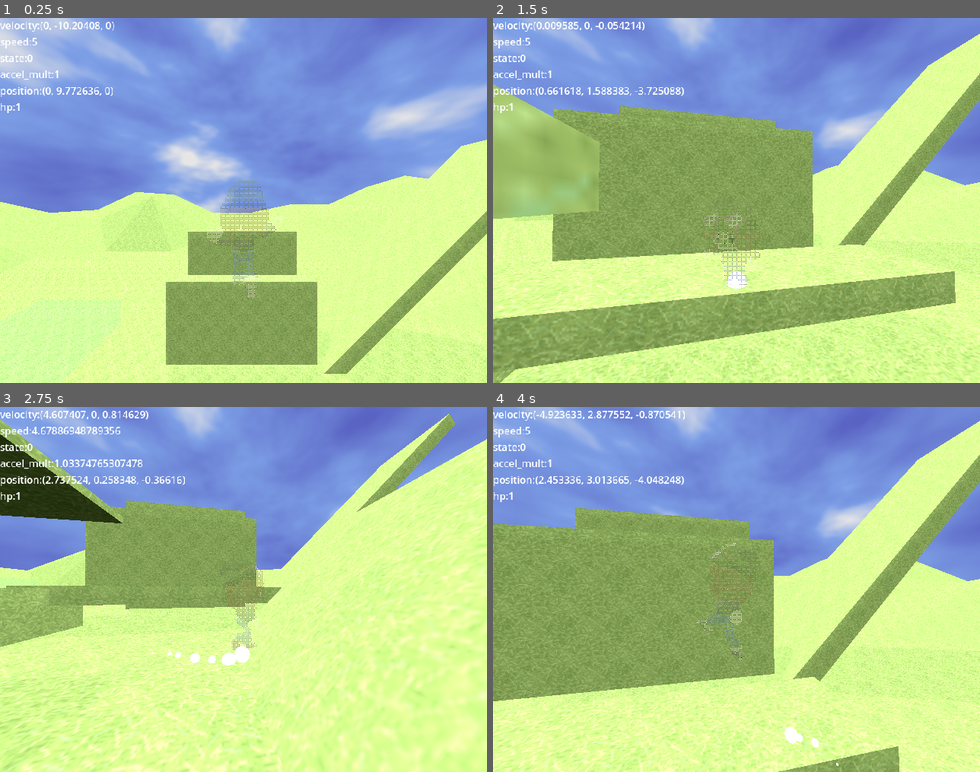
Above: before the commit, frames 1-4 (two rows, left to right).
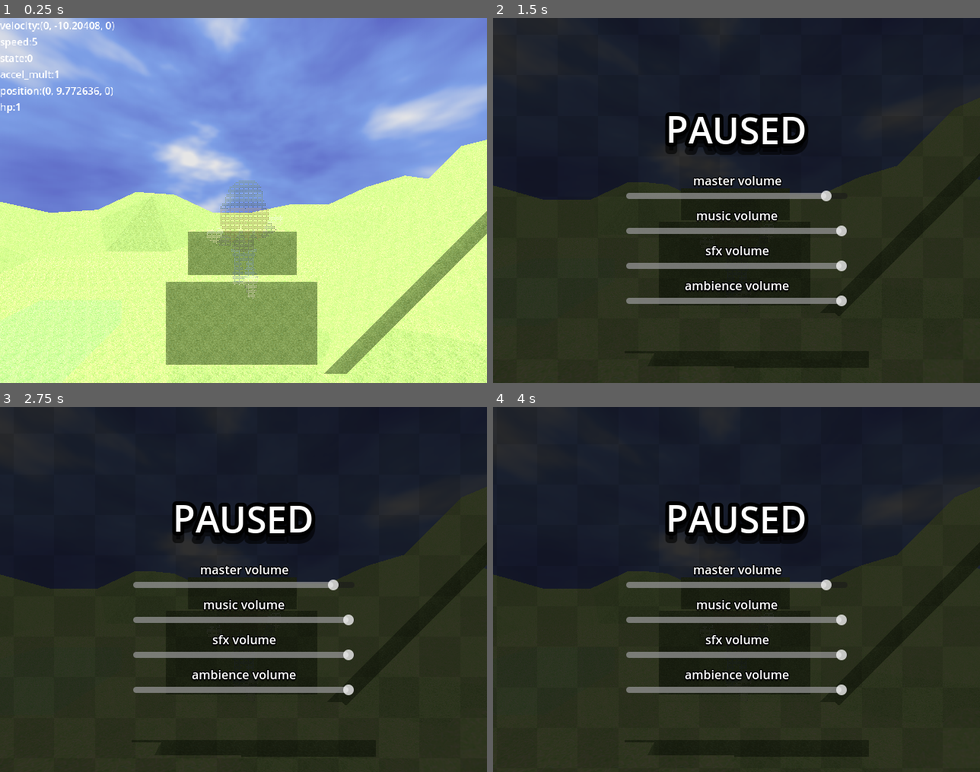
Above: after the commit, the same moments.

Repository: imawormeater/sorakaiquest
Game: Godot game, scene res://scenes/scenes/app.tscn
Same seed, same stepped clock (60 frames per second), same inputs: the game is played once before the commit and once after it. Video files are missing from this copy of the repository; at most half a second of black plays in their place.
Inputs (mouse positions are in pixels of both pictures, inside the frame that each line leads up to):
- Up to frame 1 (0.25 s): no input
- Up to frame 2 (1.5 s): tap Enter (ui_pause, bound only after the commit) at 0.5 s; move the mouse to (760, 200) at 0.52 s; hold W (movement_up) 0.53-1.28 s; right-click (760, 200) at 0.6 s; tap Space (movement_jump) at 0.77 s; move the mouse to (639, 218) at 1.27 s; hold S (movement_down) from 1.28 s (still down); tap Shift (movement_action) at 1.35 s
- Up to frame 3 (2.75 s): tap Space (movement_jump) at 1.52 s; move the mouse to (292, 509) at 2.02 s; release S (movement_down) at 2.03 s; hold D (movement_right) from 2.03 s (still down); tap Mouse wheel down (mw_down) at 2.1 s
- Up to frame 4 (4 s): move the mouse to (712, 662) at 2.77 s; release D (movement_right) at 2.78 s; hold W (movement_up) 2.78-3.53 s; tap Mouse wheel up (mw_up) at 2.85 s; tap Space (movement_jump) at 3.02, 3.77 s; move the mouse to (882, 644) at 3.52 s; hold A (movement_left) from 3.53 s (still down); right-click (882, 644) at 3.6 s

The runs differ from the first frame. In frame 1, less than 0.1% of the frame differs, in the area x 1-8%, y 3-25%; in frame 2, 100%; in frame 3, 100%; in frame 4, 100%, in the area x 0-100%, y 0-100%.

Commit message:
pause menu, amateur setting saving

Diff:
--- /dev/null
+++ b/assets/materials/theme_test.tres
@@ -0,0 +1,15 @@
+[gd_resource type="Theme" format=3 uid="uid://ddus5rq1nvkdk"]
+
+[resource]
+Label/colors/font_outline_color = Color(0, 0, 0, 1)
+Label/colors/font_shadow_color = Color(0, 0, 0, 0.145098)
+Label/constants/outline_size = 5
+Label/constants/shadow_offset_x = 0
+Label/constants/shadow_offset_y = 3
+Label/constants/shadow_outline_size = 3
+RichTextLabel/colors/font_outline_color = Color(0, 0, 0, 1)
+RichTextLabel/colors/font_shadow_color = Color(0, 0, 0, 0.588235)
+RichTextLabel/constants/outline_size = 20
+RichTextLabel/constants/shadow_offset_x = 0
+RichTextLabel/constants/shadow_offset_y = 10
+RichTextLabel/constants/shadow_outline_size = 20
--- a/assets/objects/key.tscn
+++ b/assets/objects/key.tscn
@@ -1,6 +1,6 @@
 [gd_scene load_steps=6 format=3 uid="uid://bn35hu6xtwj7q"]
 
-[ext_resource type="Texture2D" uid="uid://dh4lvqcs1ktj" path="res://assets/keyColor.png" id="1_kro43"]
+[ext_resource type="Texture2D" uid="uid://dh4lvqcs1ktj" path="res://assets/images/keyColor.png" id="1_kro43"]
 [ext_resource type="Script" path="res://scripts/key_handler.gd" id="1_n3xml"]
 [ext_resource type="ArrayMesh" uid="uid://buyrvvah6lmxa" path="res://assets/meshes/sorakaiKey.obj" id="2_h0xll"]
 
--- /dev/null
+++ b/assets/ursc/canvas_item/checkerboard.gdshader
@@ -0,0 +1,18 @@
+shader_type canvas_item;
+
+uniform float cells = 8.0;
+uniform vec2 uiscale = vec2(0.0,0.0);
+uniform vec2 offset = vec2(0.0,0.0);
+uniform sampler2D texcolor: source_color;
+
+void vertex() {
+	UV *= uiscale;
+	UV += offset;
+}
+
+void fragment() {
+	bool cell = mod(floor(UV.x * cells) + floor(UV.y * cells), 2.0) == 0.0;
+	if (cell){
+		COLOR += vec4(0.0,0.0,0.0,0.02);
+	}
+}
--- /dev/null
+++ b/assets/ursc/checkerboard.tres
@@ -0,0 +1,10 @@
+[gd_resource type="ShaderMaterial" load_steps=2 format=3 uid="uid://cfs4axkv37ppd"]
+
+[ext_resource type="Shader" path="res://assets/ursc/canvas_item/checkerboard.gdshader" id="1_bx1j5"]
+
+[resource]
+resource_local_to_scene = true
+shader = ExtResource("1_bx1j5")
+shader_parameter/cells = 6.0
+shader_parameter/uiscale = Vector2(2, 1.5)
+shader_parameter/offset = Vector2(0, 0)
--- a/default_bus_layout.tres
+++ b/default_bus_layout.tres
@@ -1,6 +1,7 @@
 [gd_resource type="AudioBusLayout" format=3 uid="uid://kmjta5qxhki6"]
 
 [resource]
+bus/0/volume_db = -0.526013
 bus/1/name = &"Music"
 bus/1/solo = false
 bus/1/mute = false
--- a/project.godot
+++ b/project.godot
@@ -76,6 +76,11 @@
 camera_unlock={
 "deadzone": 0.5,
 "events": [Object(InputEventMouseButton,"resource_local_to_scene":false,"resource_name":"","device":-1,"window_id":0,"a …(258 unchanged characters)…
+]
+}
+ui_pause={
+"deadzone": 0.5,
+"events": [Object(InputEventKey,"resource_local_to_scene":false,"resource_name":"","device":-1,"window_id":0,"alt_pressed":false,"shift_pressed":false,"ctrl_pressed":false,"meta_pressed":false,"pressed":false,"keycode":0,"physical_keycode":4194309,"key_label":0,"unicode":0,"echo":false,"script":null)
 , Object(InputEventKey,"resource_local_to_scene":false,"resource_name":"","device":-1,"window_id":0,"alt_pressed":false,"shift_pressed":false,"ctrl_pressed":false,"meta_pressed":false,"pressed":false,"keycode":0,"physical_keycode":4194305,"key_label":0,"unicode":0,"echo":false,"script":null)
 ]
 }
--- a/scenes/Playstate.gd
+++ b/scenes/Playstate.gd
@@ -1,6 +1,7 @@
 extends Node3D
 
 signal new_level_loaded
+signal game_paused
 
 @export var Sorakai:CharacterBody3D
 @export var MusicStream:AudioStreamPlayer
--- /dev/null
+++ b/scenes/pause_menu.tscn
@@ -0,0 +1,143 @@
+[gd_scene load_steps=5 format=3 uid="uid://bexrd87t846hr"]
+
+[ext_resource type="Theme" uid="uid://ddus5rq1nvkdk" path="res://assets/materials/theme_test.tres" id="1_4b5h7"]
+[ext_resource type="Script" path="res://scripts/pause_menu.gd" id="1_iyps8"]
+[ext_resource type="Material" uid="uid://cfs4axkv37ppd" path="res://assets/ursc/checkerboard.tres" id="2_0ccle"]
+[ext_resource type="AudioStream" uid="uid://1y2l7ieysg8x" path="res://assets/sounds/up.wav" id="4_0kdnt"]
+
+[node name="PauseMenu" type="CanvasLayer"]
+process_mode = 3
+script = ExtResource("1_iyps8")
+
+[node name="BG" type="ColorRect" parent="."]
+material = ExtResource("2_0ccle")
+offset_right = 640.0
+offset_bottom = 480.0
+color = Color(0, 0, 0, 0.796078)
+
+[node name="PausedLabel" type="RichTextLabel" parent="."]
+anchors_preset = 8
+anchor_left = 0.5
+anchor_top = 0.5
+anchor_right = 0.5
+anchor_bottom = 0.5
+offset_left = -150.0
+offset_top = -127.0
+offset_right = 150.0
+offset_bottom = -60.0
+grow_horizontal = 2
+grow_vertical = 2
+theme = ExtResource("1_4b5h7")
+theme_override_font_sizes/normal_font_size = 48
+bbcode_enabled = true
+text = "[center][wave]PAUSED[/wave]"
+fit_content = true
+scroll_active = false
+
+[node name="AudioSliders" type="VBoxContainer" parent="."]
+anchors_preset = 8
+anchor_left = 0.5
+anchor_top = 0.5
+anchor_right = 0.5
+anchor_bottom = 0.5
+offset_left = -145.0
+offset_top = -42.0
+offset_right = 146.0
+offset_bottom = 168.0
+grow_horizontal = 2
+grow_vertical = 2
+theme_override_constants/separation = 30
+alignment = 1
+
+[node name="Master" type="HSlider" parent="AudioSliders"]
+layout_mode = 2
+min_value = -80.0
+max_value = 6.0
+
+[node name="Label" type="Label" parent="AudioSliders/Master"]
+layout_mode = 1
+anchors_preset = 8
+anchor_left = 0.5
+anchor_top = 0.5
+anchor_right = 0.5
+anchor_bottom = 0.5
+offset_left = -58.0
+offset_top = -32.5
+offset_right = 59.0
+offset_bottom = 13.5
+grow_horizontal = 2
+grow_vertical = 2
+theme = ExtResource("1_4b5h7")
+text = "master volume"
+horizontal_alignment = 1
+
+[node name="Music" type="HSlider" parent="AudioSliders"]
+layout_mode = 2
+min_value = -80.0
+max_value = 0.0
+
+[node name="Label" type="Label" parent="AudioSliders/Music"]
+layout_mode = 1
+anchors_preset = 8
+anchor_left = 0.5
+anchor_top = 0.5
+anchor_right = 0.5
+anchor_bottom = 0.5
+offset_left = -58.0
+offset_top = -32.5
+offset_right = 59.0
+offset_bottom = 13.5
+grow_horizontal = 2
+grow_vertical = 2
+theme = ExtResource("1_4b5h7")
+text = "music volume"
+horizontal_alignment = 1
+
+[node name="SFX" type="HSlider" parent="AudioSliders"]
+layout_mode = 2
+min_value = -80.0
+max_value = 0.0
+
+[node name="Label" type="Label" parent="AudioSliders/SFX"]
+layout_mode = 1
+anchors_preset = 8
+anchor_left = 0.5
+anchor_top = 0.5
+anchor_right = 0.5
+anchor_bottom = 0.5
+offset_left = -58.0
+offset_top = -32.5
+offset_right = 59.0
+offset_bottom = 13.5
+grow_horizontal = 2
+grow_vertical = 2
+theme = ExtResource("1_4b5h7")
+text = "sfx volume"
+horizontal_alignment = 1
+
+[node name="Ambience" type="HSlider" parent="AudioSliders"]
+layout_mode = 2
+min_value = -80.0
+max_value = 0.0
+
+[node name="Label" type="Label" parent="AudioSliders/Ambience"]
+layout_mode = 1
+anchors_preset = 8
+anchor_left = 0.5
+anchor_top = 0.5
+anchor_right = 0.5
+anchor_bottom = 0.5
+offset_left = -58.0
+offset_top = -32.5
+offset_right = 59.0
+offset_bottom = 13.5
+grow_horizontal = 2
+grow_vertical = 2
+theme = ExtResource("1_4b5h7")
+text = "ambience volume"
+horizontal_alignment = 1
+
+[node name="PauseSound" type="AudioStreamPlayer" parent="."]
+stream = ExtResource("4_0kdnt")
+pitch_scale = 0.45
+bus = &"SFX"
--- a/scenes/player_sorakai.tscn
+++ b/scenes/player_sorakai.tscn
@@ -369,14 +369,14 @@
 upper_fade = 0.102454
 lower_fade = 0.0416088
 
-[node name="CanvasLayer" type="CanvasLayer" parent="."]
-
-[node name="Label" type="Label" parent="CanvasLayer" node_paths=PackedStringArray("logan")]
+[node name="PlayerUI" type="CanvasLayer" parent="." node_paths=PackedStringArray("logan") groups=["UI"]]
+script = ExtResource("4_uvf24")
+logan = NodePath("..")
+
+[node name="Label" type="Label" parent="PlayerUI"]
 offset_right = 280.0
 offset_bottom = 135.0
 scale = Vector2(0.825, 0.825)
-script = ExtResource("4_uvf24")
-logan = NodePath("../..")
 
 [node name="Camera" type="Camera3D" parent="."]
 transform = Transform3D(1, 0, 0, 0, 1, 0, 0, 0, 1, 0, 1.24552, 5)
--- a/scenes/scenes/MainGameState.tscn
+++ b/scenes/scenes/MainGameState.tscn
@@ -1,8 +1,9 @@
-[gd_scene load_steps=5 format=3 uid="uid://dmdi4mdm7qr5o"]
+[gd_scene load_steps=6 format=3 uid="uid://dmdi4mdm7qr5o"]
 
 [ext_resource type="Script" path="res://scenes/Playstate.gd" id="1_kcow4"]
 [ext_resource type="PackedScene" uid="uid://dw40p48fqbsl2" path="res://scenes/player_sorakai.tscn" id="2_ntxhb"]
 [ext_resource type="PackedScene" uid="uid://p3tbs46mi8p3" path="res://scenes/levels/test_level.tscn" id="3_bv8ma"]
+[ext_resource type="PackedScene" uid="uid://bexrd87t846hr" path="res://scenes/pause_menu.tscn" id="5_rp537"]
 [ext_resource type="Script" path="res://addons/smoother/smoother.gd" id="6_qgbhh"]
 
 [node name="MainGameState" type="Node3D" node_paths=PackedStringArray("Sorakai", "MusicStream", "smoother")]
@@ -24,3 +25,5 @@
 bus = &"Music"
 
 [node name="Level" parent="." instance=ExtResource("3_bv8ma")]
+
+[node name="PauseMenu" parent="." instance=ExtResource("5_rp537")]
--- a/scripts/game_manager.gd
+++ b/scripts/game_manager.gd
@@ -4,3 +4,37 @@
 
 var App:Node
 var CurrentState:Node
+
+const SAVE_DIR = "user://save/"
+const SETTINGS_FILE_NAME = "settings.tres"#tres so people can edit their settings as they please :)
+
+var settings = GameSettings.new()
+
+func _notification(what: int) -> void:
+	if what == NOTIFICATION_WM_CLOSE_REQUEST:
+		save_settings()
+
+func _ready() -> void:
+	verify_save_directory(SAVE_DIR)
+	load_settings()
+
+func verify_save_directory(path:String) -> void:
+	DirAccess.make_dir_absolute(path)
+
+func save_settings() -> void:
+	ResourceSaver.save(settings,SAVE_DIR + SETTINGS_FILE_NAME)
+
+func load_settings() -> void:
+	var file = ResourceLoader.load(SAVE_DIR + SETTINGS_FILE_NAME)
+	if file == null:
+		save_settings()
+	else:
+		settings = file.duplicate(true)
+
+	for i in settings.audioVolume:
+		var value = settings.audioVolume[i]
+		AudioServer.set_bus_volume_db(i,value)
+
+func settings_set_audiovolume() -> void:
+	for i in settings.audioVolume:
+		settings.audioVolume[i] = AudioServer.get_bus_volume_db(i)
--- a/scripts/get_player_variables_for_fun.gd
+++ b/scripts/get_player_variables_for_fun.gd
@@ -1,12 +1,25 @@
-extends Label
+extends CanvasLayer
+
+@onready var label = $Label
 @export var logan:CharacterBody3D
+
+var is_debug:bool = true
+var prevhidden:bool
 
 func _ready() -> void:
 	if not OS.is_debug_build():
-		visible = false
+		is_debug = false
+		label.visible = false
 
 func _process(_delta: float) -> void:
-	var format_string = "velocity:%s\nspeed:%s\nstate:%s\naccel_mult:%s\nposition:%s\nhp:%s"
-	var actual_string = format_string % [logan.velocity, logan.SPEED,logan.state,logan.DEACEL_mult,logan.global_position,1]
+	if is_debug:
+		var format_string = "velocity:%s\nspeed:%s\nstate:%s\naccel_mult:%s\nposition:%s\nhp:%s"
+		var actual_string = format_string % [logan.velocity, logan.SPEED,logan.state,logan.DEACEL_mult,logan.global_position,1]
+		label.text = actual_string
 
-	text = actual_string
+func gamepause(paused:bool) -> void:
+	if paused:
+		prevhidden = visible
+		hide()
+	else:
+		visible = prevhidden
--- /dev/null
+++ b/scripts/pause_menu.gd
@@ -0,0 +1,53 @@
+extends CanvasLayer
+
+var paused:bool = false
+var oldmousemode
+
+@onready var BG := $BG
+@onready var pauseSound := $PauseSound
+
+var audiosliders:Dictionary
+
+func _ready() -> void:
+	init_sliders()
+	hide()
+
+func init_sliders() -> void:#CHANGE THIS TO NOT BE SHIT LATER
+	for i in $AudioSliders.get_children():
+		if i is HSlider:
+			var index:int = AudioServer.get_bus_index(i.name)
+			if index != null:
+				audiosliders[index] = i
+
+	for i in audiosliders:
+		var slider:HSlider = audiosliders[i]
+		slider.value = AudioServer.get_bus_volume_db(i)
+		slider.connect("value_changed",update_slider.bind(i))
+
+func update_slider(value,index) -> void:
+	AudioServer.set_bus_volume_db(index,value)
+	GameManager.settings_set_audiovolume()
+
+
+func _process(delta: float) -> void:
+	if Input.is_action_just_pressed("ui_pause"):
+		refresh()
+	if paused:
+		BG.material["shader_parameter/offset"] += (Vector2(-0.1,0.1) * delta)
+		pass
+
+func refresh() -> void:
+
+	paused = !paused
+	get_tree().call_group("UI","gamepause",paused)
+	GameManager.CurrentState.game_paused.emit(paused)
+	pauseSound.play(0.06)
+	if paused:
+		show()
+		oldmousemode = Input.mouse_mode
+		Input.mouse_mode = Input.MOUSE_MODE_VISIBLE
+		get_tree().paused = true
+	else:
+		hide()
+		Input.mouse_mode = oldmousemode
+		get_tree().paused = false
--- a/scripts/player_sorakai.gd
+++ b/scripts/player_sorakai.gd
@@ -83,6 +83,9 @@
 		face["shader_parameter/Texture"] = faces_textures["normal"]
 	face["shader_parameter/Texture"] = currentface
 
+#func test()->void:
+#	print('poop')
+
 func _ready() -> void:
 	Input.mouse_mode = Input.MOUSE_MODE_CAPTURED
 	springarm.add_excluded_object(self)
@@ -93,6 +96,9 @@
 	for key in get_tree().get_nodes_in_group("Keys"):
 		key.key_touched.connect(_on_key_touched)
 
+	#await get_tree().create_timer(0.1).timeout
+	#GameManager.CurrentState.new_level_loaded.connect(test)
+
 func _process(delta: float) -> void:#Camera shit
 	var _lerp_speed:float = 1-pow(0.000000000005,delta)
 	camera_deg[1] = clamp(camera_deg[1],-PI/3,PI/3)
@@ -101,7 +107,7 @@
 		cameraDistance -= scrollSpeed
 	elif Input.is_action_just_released('mw_down'):
 		cameraDistance += scrollSpeed
-	cameraDistance = clamp(cameraDistance,1,5)
+	cameraDistance = clamp(cameraDistance,1.4,5)
 	springarm.spring_length = lerp(springarm.spring_length,cameraDistance,_lerp_speed)
 	if springarm.spring_length < 0.1:
 		visual.visible = false
--- /dev/null
+++ b/scripts/settings.gd
@@ -0,0 +1,10 @@
+extends Resource
+class_name GameSettings
+
+@export var resolution := Vector2(640,480)
+@export var audioVolume := {
+	0 : 0.0,
+	1 : 0.0,
+	2 : 0.0,
+	3 : 0.0,
+}
Renamed: assets/keyColor.png -> assets/images/keyColor.png
Not shown, changed: assets/images/keyColor.png.import
